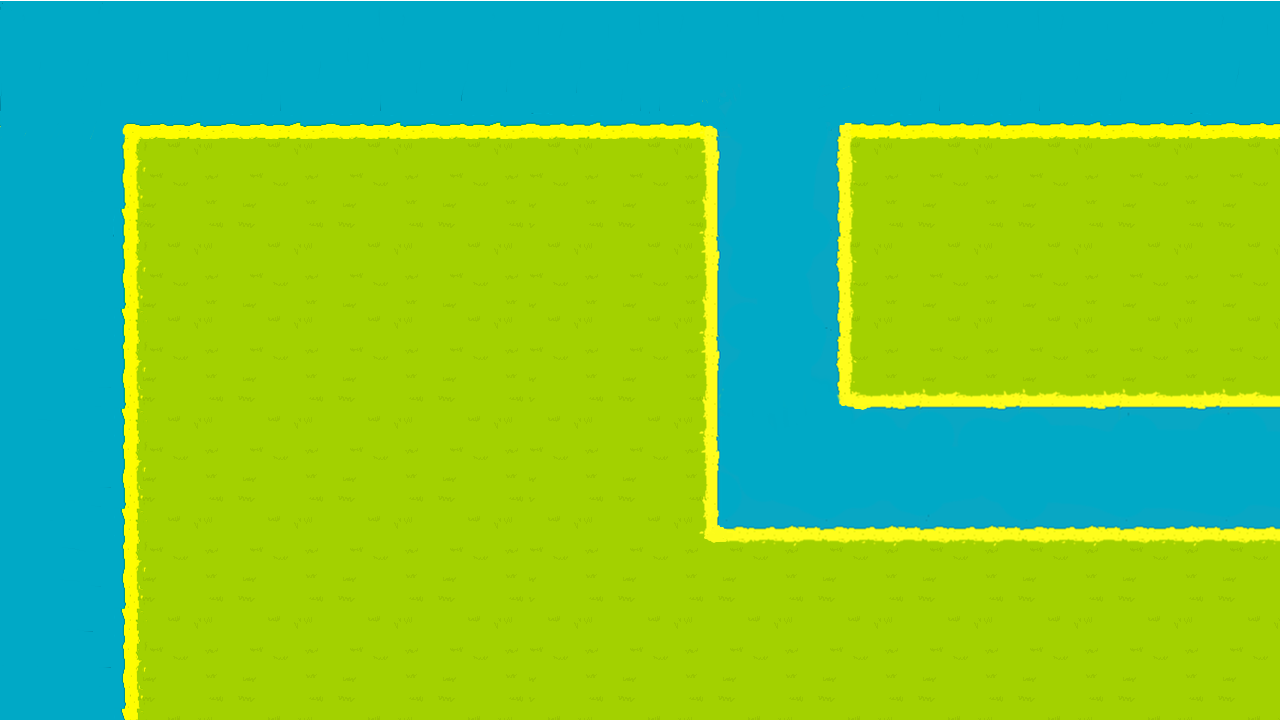
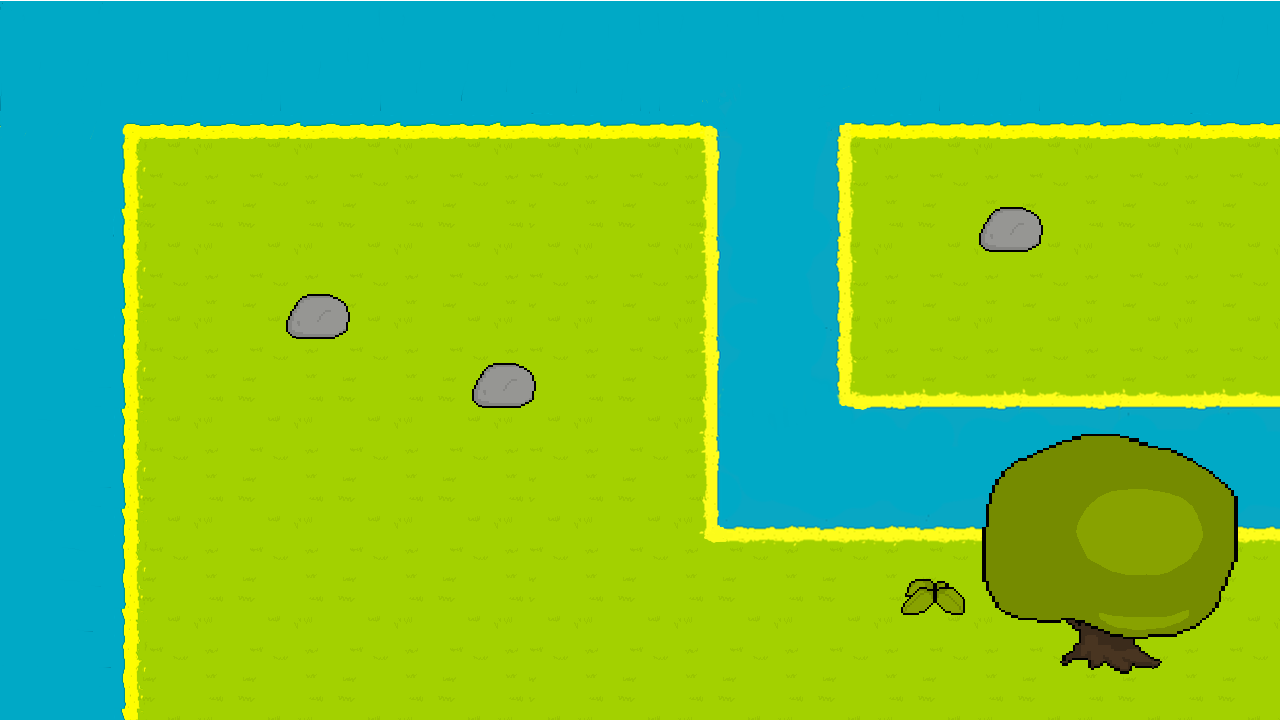
Comparing the layer stacks of the two 1280 x 720 images. Changes:
added layer "Pasted Layer #4" above "Pasted Layer #3" over [901, 579, 965, 615]
added layer "Pasted Layer #3" above "Pasted Layer #2" over [979, 207, 1043, 252]
added layer "Pasted Layer #2" above "Pasted Layer #1" over [472, 363, 536, 408]
added layer "Pasted Layer #1" above "Pasted Layer" over [286, 294, 350, 339]
added layer "Pasted Layer" above "RIO" over [982, 434, 1238, 674]
